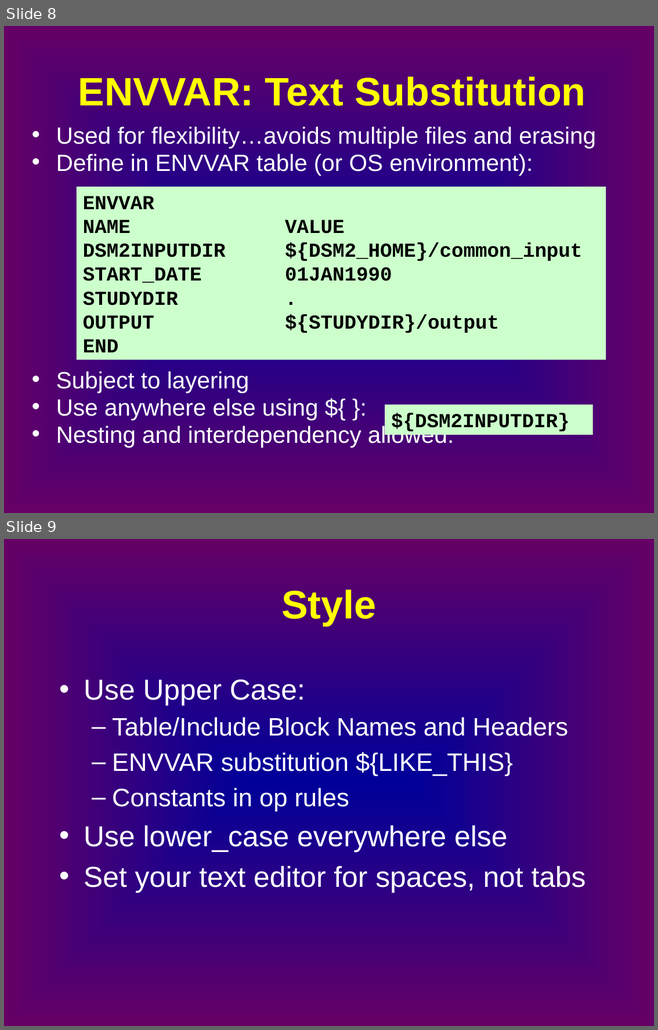
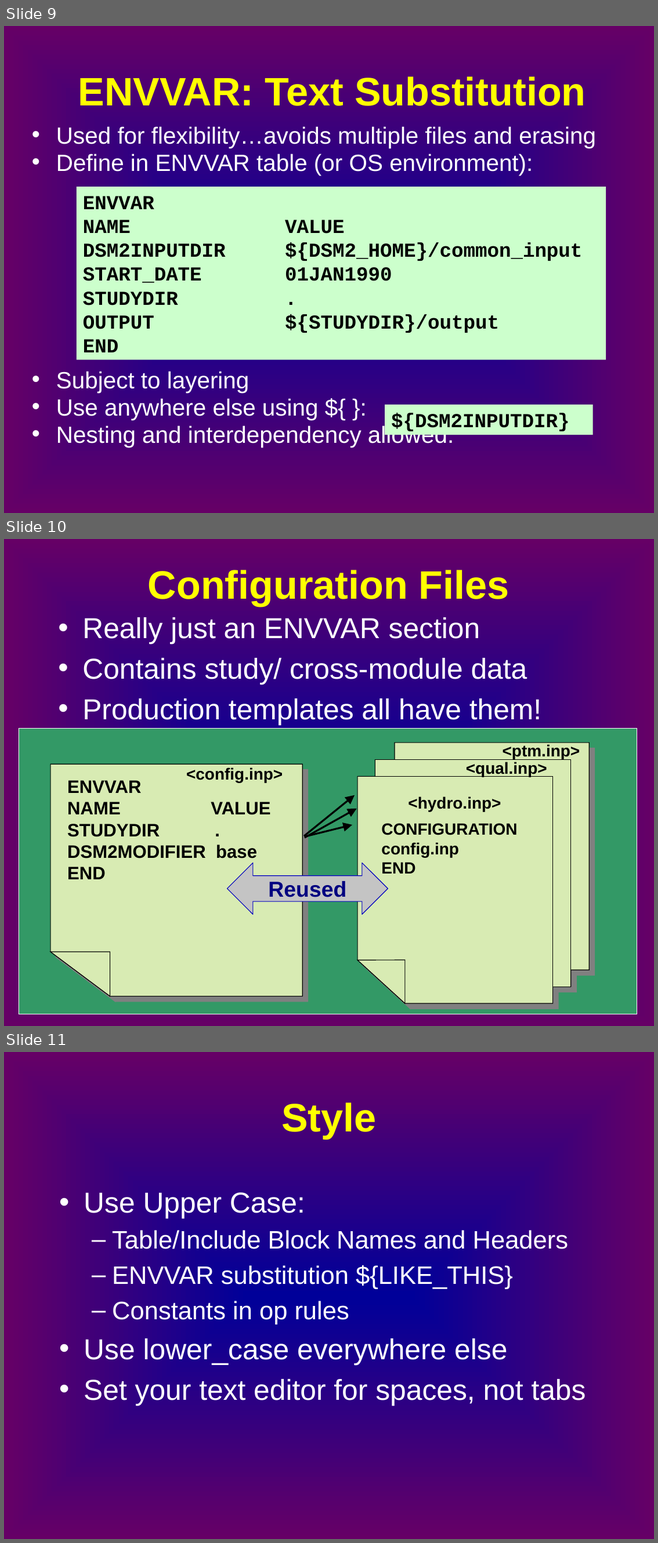
Before and after one commit to CADWRDeltaModeling/dsm2, a slide deck: dsm2/presentations/p3b_input.pptx. Shown one above the other, each under a label of ours: slides 8 and 9 before the commit, slides 9, 10 and 11 after it. The pictures are 658x1030 and 658x1543 pixels, drawn with LibreOffice and Linux fonts; fonts in the diff are those of the drawing. Boxes give left, top, right and bottom in pixels: in the first picture for what was removed or moved away, otherwise in the second. Text is boxed around its words. In the diff, an @@ line names an element or a change of style, - is before the commit and + after.

Commit message:
Added config file section

Former-commit-id: dcf2ba8d142b1a4d291f2e498cdf00d09b5e6d9c

```diff
--- a/dsm2/presentations/p3b_input.pptx
+++ b/dsm2/presentations/p3b_input.pptx
@@ slide 10 added at (x1=4, y1=539, x2=654, y2=1026), background gradient #000099 to #660066 @@
@@ title added at (x1=148, y1=570, x2=509, y2=606), 44 pt, text #FFFF00, bold @@
+Configuration Files
@@ text added at (x1=82, y1=617, x2=541, y2=725), 32 pt, text #FFFFFF @@
+• Really just an ENVVAR section
+• Contains study/ cross-module data
+• Production templates all have them!
@@ group added at (x1=19, y1=729, x2=637, y2=1015): 3 arrows, 3 texts, 2 freeform shapes, 1 rectangle, 1 left right arrow @@
+<hydro.inp>
+CONFIGURATION
+config.inp
+END
+ENVVAR
+NAME VALUE
+STUDYDIR .
+DSM2MODIFIER base
+END
+<qual.inp>
+<ptm.inp>
+<config.inp>
+Reused
@@ what was slide 8 is now slide 9 @@
@@ what was slide 9 is now slide 11 @@
```
Also in this commit, not shown: 1 slide changed, 1 other slide added, 1 slide removed.
